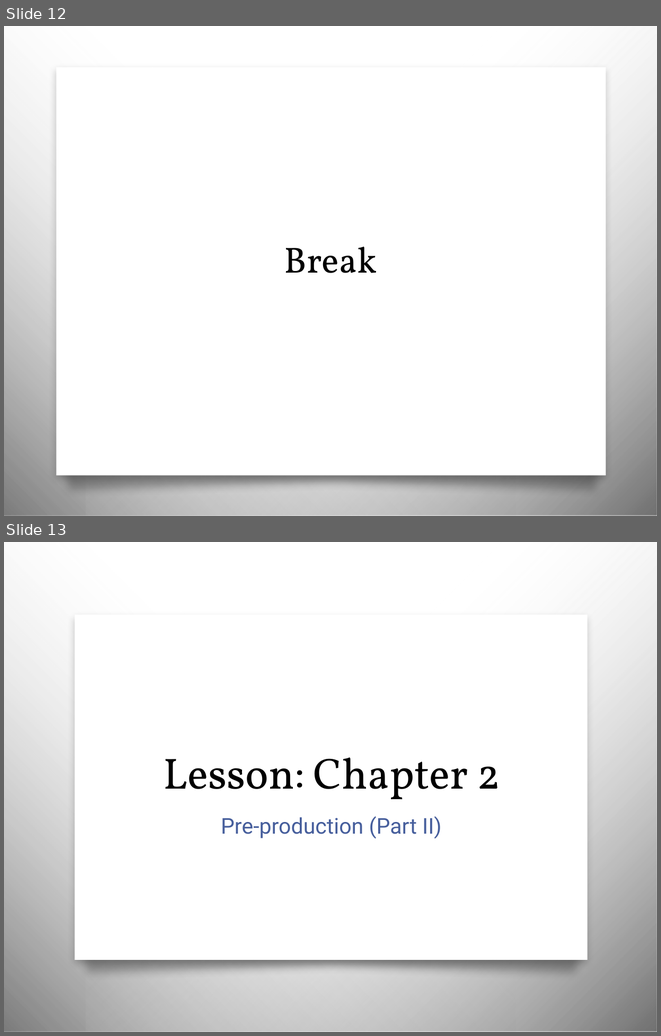
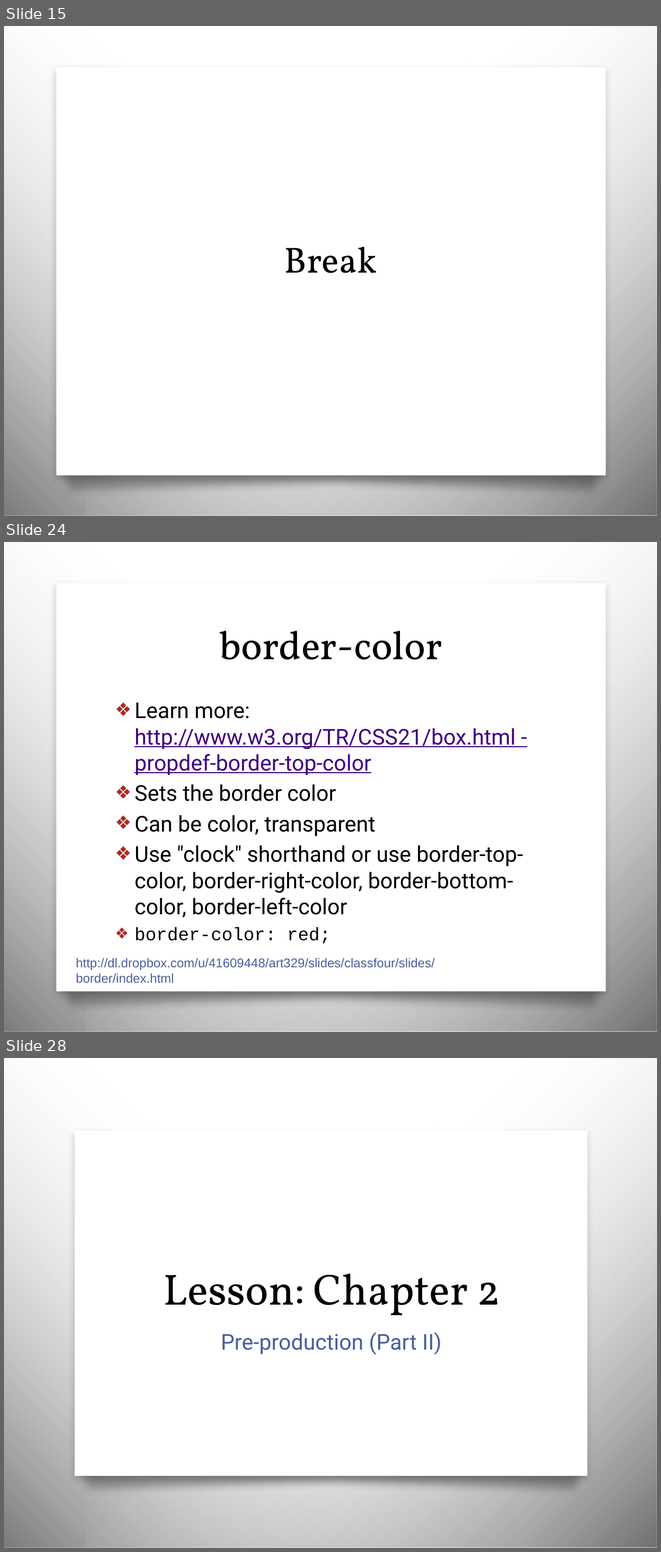
Before and after one commit to awayken/USF-ART329, a slide deck: slides/classfive/slides.pptx. Shown one above the other, each under a label of ours: slides 12 and 13 before the commit, slides 15, 24 and 28 after it; the slides between them are not shown. The pictures are 661x1036 and 661x1552 pixels, drawn with LibreOffice and Linux fonts; fonts in the diff are those of the drawing; background and template pictures are left out. Boxes give left, top, right and bottom in pixels: in the first picture for what was removed or moved away, otherwise in the second. Text is boxed around its words. In the diff, an @@ line names an element or a change of style, - is before the commit and + after.

Commit message:
Class Five.

```diff
--- a/slides/classfive/slides.pptx
+++ b/slides/classfive/slides.pptx
@@ slide 24 added at (x1=4, y1=542, x2=657, y2=1032), background picture (left out); not listed: 4 template elements that a slide beside it also shows @@
@@ title added at (x1=219, y1=631, x2=442, y2=660), 44 pt, text #000000 @@
+border-color
@@ text added at (x1=134, y1=702, x2=523, y2=943), 24 pt, text #000000 @@
+❖ Learn more: http://www.w3.org/TR/CSS21/box.html - propdef-border-top-color
+❖ Sets the border color
+❖ Can be color, transparent
+❖ Use "clock" shorthand or use border-top-color, border-right-color, border-bottom-color, border-left-color
+❖ border-color: red;
@@ text added at (x1=76, y1=958, x2=435, y2=983), 14 pt, text #465E9C @@
+http://dl.dropbox.com/u/41609448/art329/slides/classfour/slides/border/index.html
@@ what was slide 12 is now slide 15 @@
@@ what was slide 13 is now slide 28 @@
```
Also in this commit, not shown: 4 slides changed, 21 other slides added, 2 slides removed, 30 other files.
